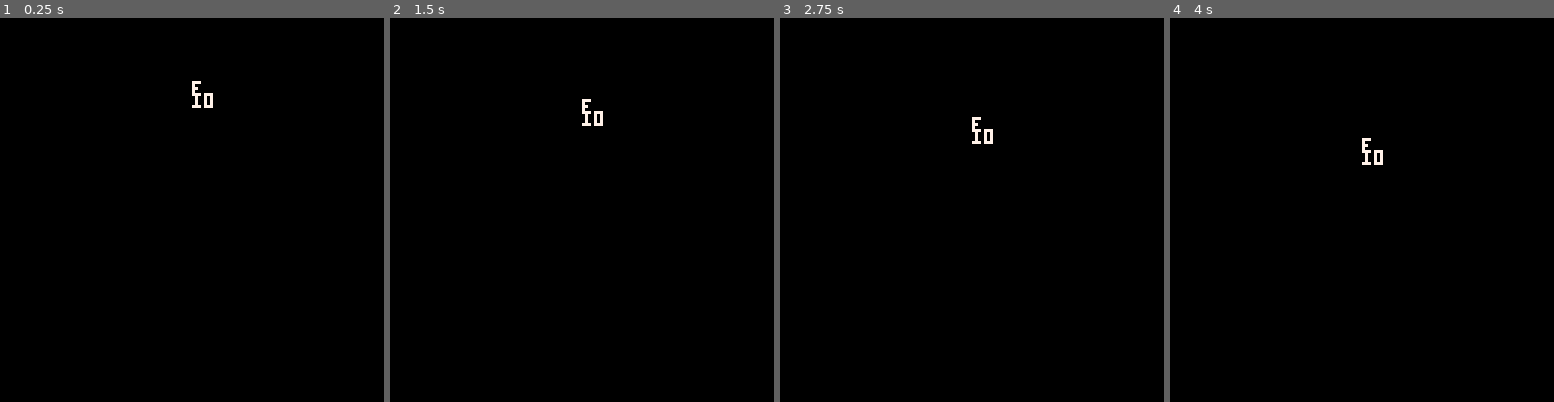
Above: before the commit, frames 1-4 (left to right).
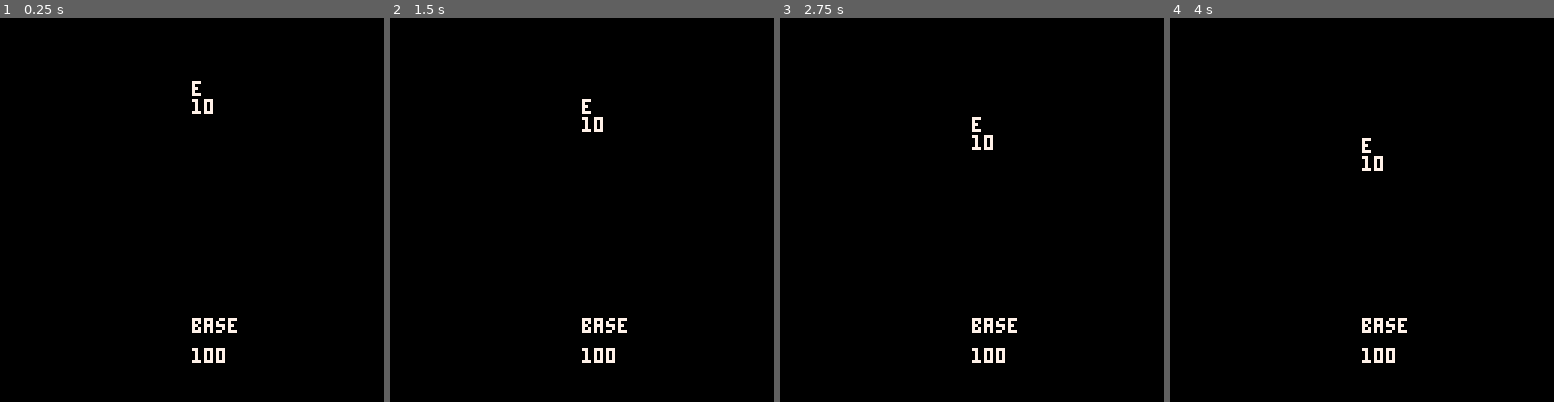
Above: after the commit, the same moments.

Repository: CaterpillarGames/gamejam
Game: PICO-8 cartridge game.p8
The game is run twice, just before and just after one commit, with the same random seed, the same clock (stepped at 60 frames per second) and the same inputs.
Inputs:
- Up to frame 1 (0.25 s): no input
- Up to frame 2 (1.5 s): tap X (X key) at 0.33, 1.07 s; tap O (Z key) at 0.7 s
- Up to frame 3 (2.75 s): hold Right 1.6-2.1 s; tap O (Z key) at 1.7, 2.1, 2.5 s; tap X (X key) at 1.85 s; hold Up 2.15-2.42 s; hold Right from 2.47 s (still down)
- Up to frame 4 (4 s): tap O (Z key) at 2.9, 3.3, 3.7 s; tap X (X key) at 2.97 s; release Right at 3.03 s; hold Left 3.08-3.58 s; hold Down 3.63-3.97 s

The runs differ from the first frame. In frame 1, 0.6% of the frame differs, in the area x 50-62%, y 19-90%; in frame 2, 0.6%; in frame 3, 0.6%; in frame 4, 0.6%.

Commit message:
Can draw base

Diff:
--- a/game.p8
+++ b/game.p8
@@ -48,9 +48,23 @@
 		startTime = t(),
 		endTime = nil,
 		currentAnimation = nil,
+		base = makeBase(),
 		enemies = {
 			makeEnemy(64, 20)
 		}
+	}
+end
+
+function makeBase()
+	return {
+		pos = vec2(64, 100),
+		health = 100,
+		draw = function(self)
+			print('base', self.pos.x, self.pos.y, 7)
+			print(self.health, self.pos.x, self.pos.y + 10, 7)
+		end,
+		update = function(self)
+		end
 	}
 end
 
@@ -187,6 +201,8 @@
 	end
 
 	clearDead()
+
+	gs.base:update()
 end
 
 function clearDead()
@@ -214,6 +230,9 @@
 			--self:takeDamage(0.1)
 		end,
 		health = 10,
+		attackStrength = 5,
+		attackCooldown = 10,
+		attackCountdown = 0,
 		isDead = false,
 		takeDamage = function(self, amount)
 			self.health -= amount
@@ -223,7 +242,7 @@
 		end,
 		draw = function(self)
 			print('e', self.pos.x, self.pos.y, 7)
-			print(self.health, self.pos.x, self.pos.y+4, 7)
+			print(self.health, self.pos.x, self.pos.y+6, 7)
 		end
 	}
 
@@ -240,9 +259,12 @@
 		return
 	end
 
+	gs.base:draw()
 	for enemy in all(gs.enemies) do
 		enemy:draw()
 	end
+
+
 
 	-- Draw
 end
